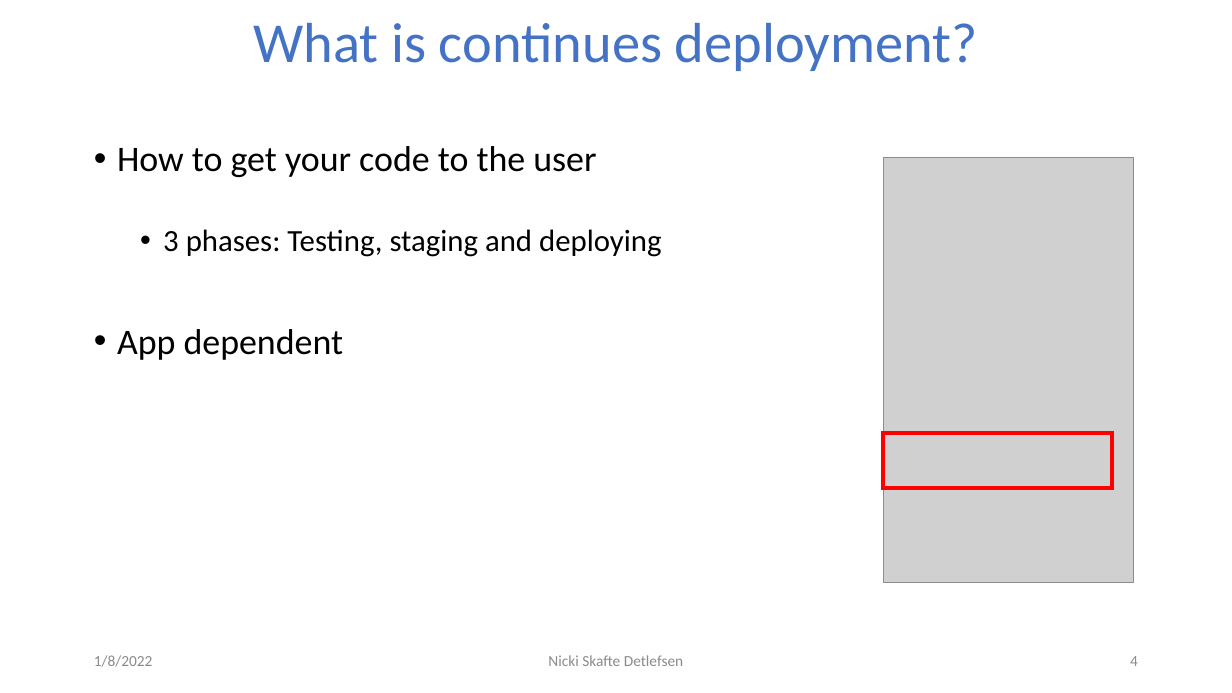
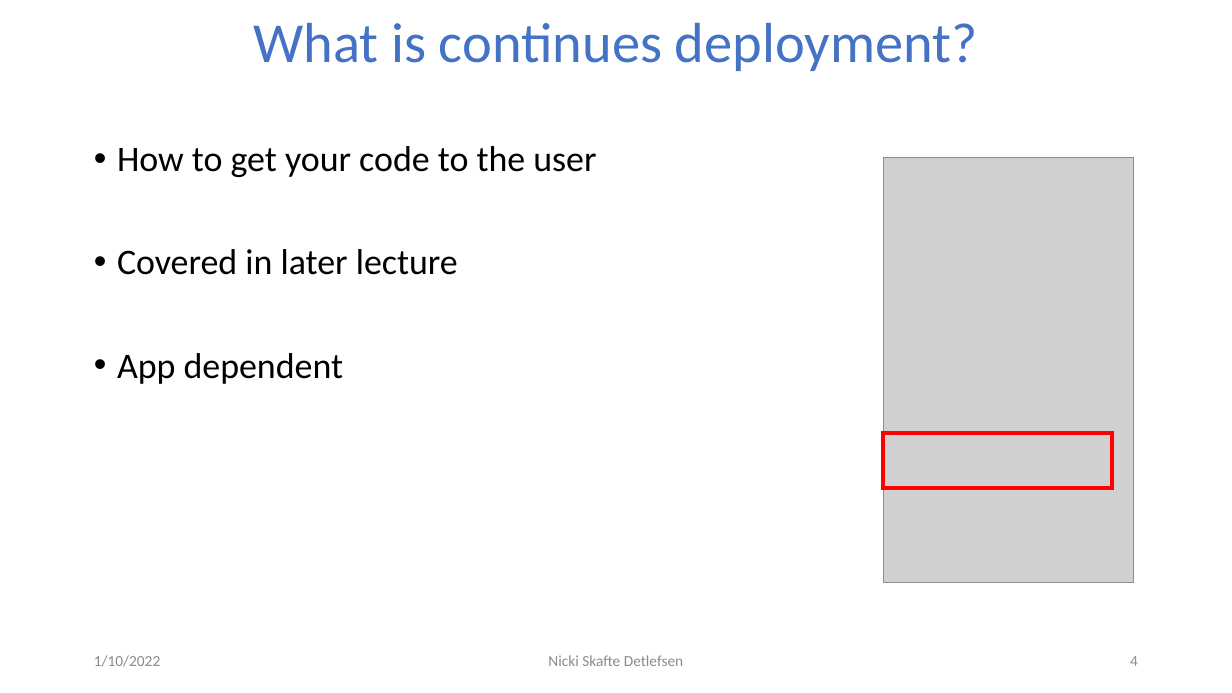
Before and after one commit to DeepEasterbunny/dtu_mlops, a slide deck: slide 4 of s5_continues_x/lecture/ci.pptx. Drawn at 1232x693 pixels with LibreOffice and Linux fonts; fonts in the diff are those of the drawing; grey boxes stand for pictures; background and template pictures are left out. Boxes give left, top, right and bottom in pixels: in the first picture for what was removed or moved away, otherwise in the second. Text is boxed around its words. In the diff, an @@ line names an element or a change of style, - is before the commit and + after.

Commit message:
lecture

```diff
--- a/s5_continues_x/lecture/ci.pptx
+++ b/s5_continues_x/lecture/ci.pptx
@@ text at [117, 249, 458, 275]: text changed; size 24 to 28 pt @@
-  • 3 phases: Testing, staging and deploying
+• Covered in later lecture
@@ text at [94, 655, 160, 667]: text changed @@
-1/8/2022
+1/10/2022
```
Also in this commit, not shown: 22 other slides changed, 1 other file.
